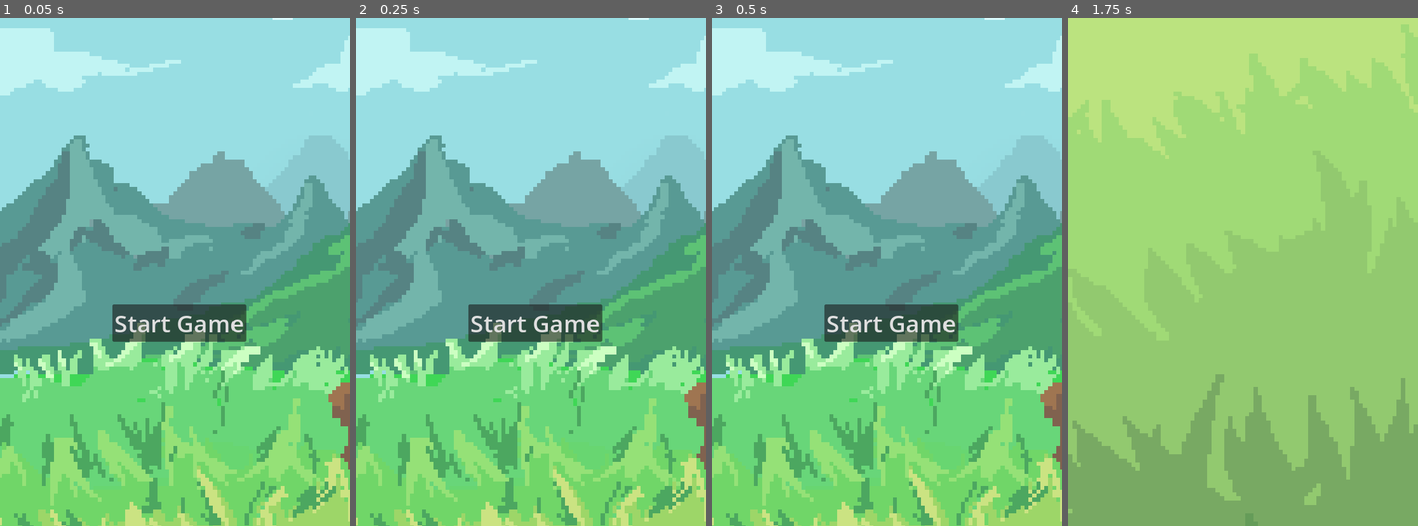
Above: before the commit, frames 1-4 (left to right).
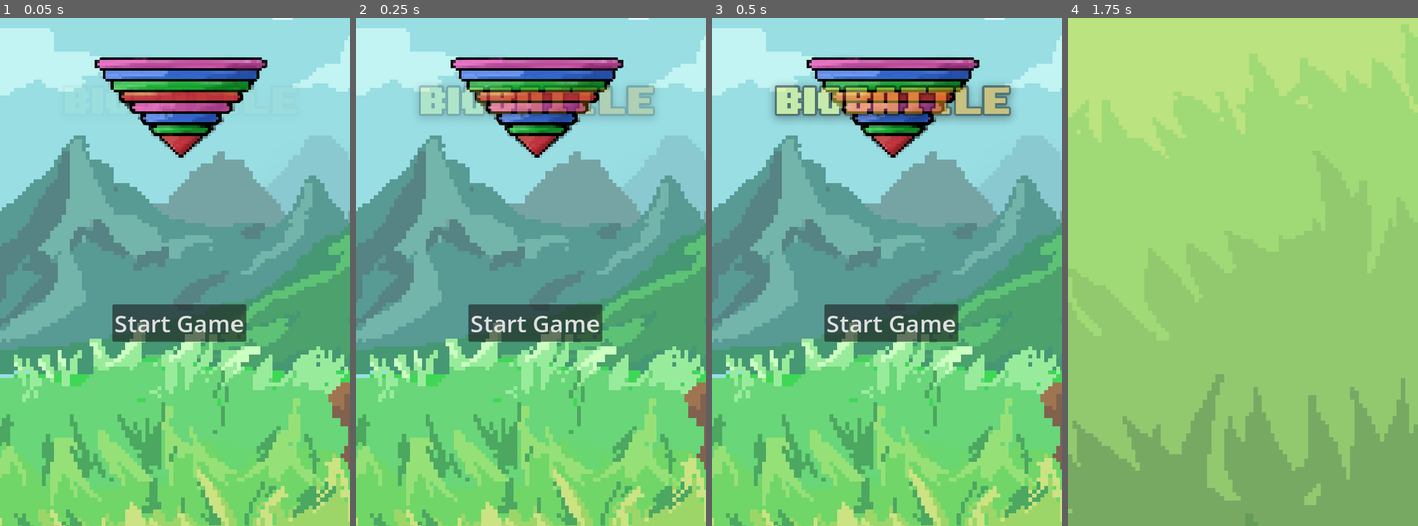
Above: after the commit, the same moments.

Repository: dwit729/biobattle
Game: Godot game, scene res://Scenes/main.tscn
The game is run twice, just before and just after one commit, with the same random seed, the same clock (stepped at 60 frames per second) and the same inputs.
Inputs:
- Up to frame 1 (0.05 s): no input
- Up to frame 2 (0.25 s): no input
- Up to frame 3 (0.5 s): no input
- Up to frame 4 (1.75 s): click "Start Game" at 0.5 s

The runs differ from the first frame. In frame 1, 5.7% of the frame differs, in the area x 26-77%, y 7-28%; in frame 2, 7.6%; in frame 3, 8.1%, in the area x 17-87%, y 7-28%; in frame 4, nothing differs.

Commit message:
test transition

Diff:
--- /dev/null
+++ b/Scenes/logoanim.tscn
@@ -0,0 +1,53 @@
+[gd_scene load_steps=6 format=3 uid="uid://c35goqcmkqy6m"]
+
+[ext_resource type="Texture2D" uid="uid://cu2sa08j0ieqx" path="res://Assets/LOGO.png" id="1_hf4jt"]
+[ext_resource type="Texture2D" uid="uid://cpbl0hmfsjbp" path="res://Assets/LOGO_WITH TEXT.png" id="2_bsjb2"]
+
+[sub_resource type="Animation" id="Animation_w034x"]
+resource_name = "logoanim"
+tracks/0/type = "value"
+tracks/0/imported = false
+tracks/0/enabled = true
+tracks/0/path = NodePath("Sprite2D2:modulate")
+tracks/0/interp = 1
+tracks/0/loop_wrap = true
+tracks/0/keys = {
+"times": PackedFloat32Array(0, 1),
+"transitions": PackedFloat32Array(1, 1),
+"update": 0,
+"values": [Color(1, 1, 1, 0), Color(1, 1, 1, 1)]
+}
+
+[sub_resource type="Animation" id="Animation_uci8q"]
+length = 0.001
+tracks/0/type = "value"
+tracks/0/imported = false
+tracks/0/enabled = true
+tracks/0/path = NodePath("Sprite2D2:modulate")
+tracks/0/interp = 1
+tracks/0/loop_wrap = true
+tracks/0/keys = {
+"times": PackedFloat32Array(0),
+"transitions": PackedFloat32Array(1),
+"update": 0,
+"values": [Color(1, 1, 1, 1)]
+}
+
+[sub_resource type="AnimationLibrary" id="AnimationLibrary_643kh"]
+_data = {
+"RESET": SubResource("Animation_uci8q"),
+"logoanim": SubResource("Animation_w034x")
+}
+
+[node name="logoanim" type="Node2D"]
+
+[node name="Sprite2D" type="Sprite2D" parent="."]
+texture = ExtResource("1_hf4jt")
+
+[node name="Sprite2D2" type="Sprite2D" parent="."]
+texture = ExtResource("2_bsjb2")
+
+[node name="AnimationPlayer" type="AnimationPlayer" parent="."]
+libraries = {
+"": SubResource("AnimationLibrary_643kh")
+}
--- a/Scenes/mainmenu.gd
+++ b/Scenes/mainmenu.gd
@@ -2,9 +2,11 @@
 
 @onready var trans = $testtransition/AnimationPlayer
 @onready var transpage = $testtransition
+@onready var logo = $logoanim/AnimationPlayer
 
 func _ready() -> void:
 	transpage.hide()
+	logo.play("logoanim")
 
 func _on_button_pressed() -> void:
 	transpage.show()
--- a/Scenes/mainmenu.tscn
+++ b/Scenes/mainmenu.tscn
@@ -1,8 +1,9 @@
-[gd_scene load_steps=4 format=3 uid="uid://h7sdcrkagexi"]
+[gd_scene load_steps=5 format=3 uid="uid://h7sdcrkagexi"]
 
 [ext_resource type="Texture2D" uid="uid://1rg3qciq8hb5" path="res://Assets/home_bg.png" id="1_5w1k6"]
 [ext_resource type="Script" path="res://Scenes/mainmenu.gd" id="1_u3xbw"]
 [ext_resource type="PackedScene" uid="uid://boija1n6e3xt8" path="res://Scenes/testtransition.tscn" id="3_b1m0p"]
+[ext_resource type="PackedScene" uid="uid://c35goqcmkqy6m" path="res://Scenes/logoanim.tscn" id="4_m3gmt"]
 
 [node name="Mainmenu" type="Control"]
 layout_mode = 3
@@ -40,4 +41,7 @@
 visible = false
 position = Vector2(-313, -612)
 
+[node name="logoanim" parent="." instance=ExtResource("4_m3gmt")]
+position = Vector2(3, -283)
+
 [connection signal="pressed" from="Button" to="." method="_on_button_pressed"]
Binary file added: Assets/LOGO.png
Not shown, added: Assets/LOGO.png.import
Binary file added: Assets/LOGO_WITH TEXT.png
Not shown, added: Assets/LOGO_WITH TEXT.png.import
